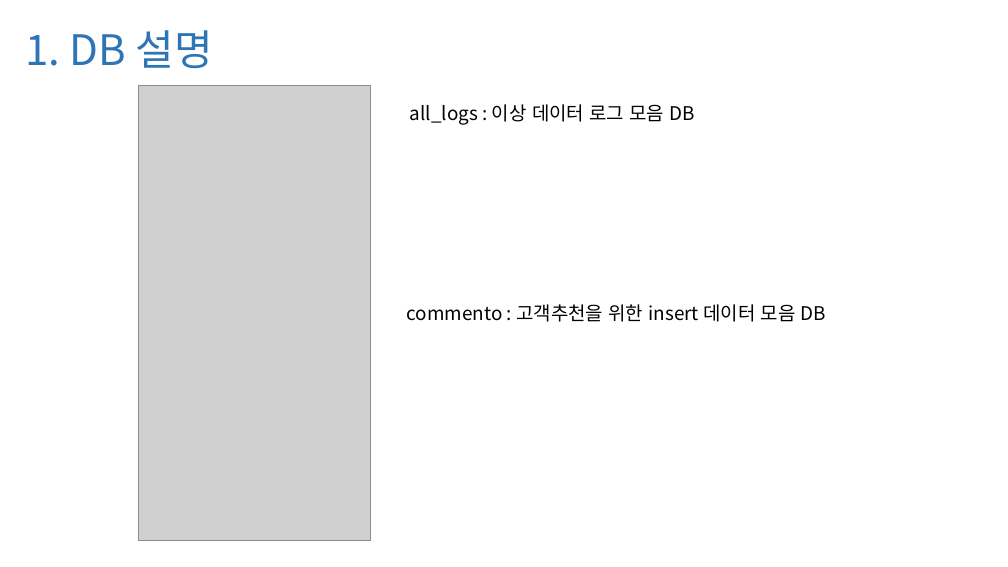
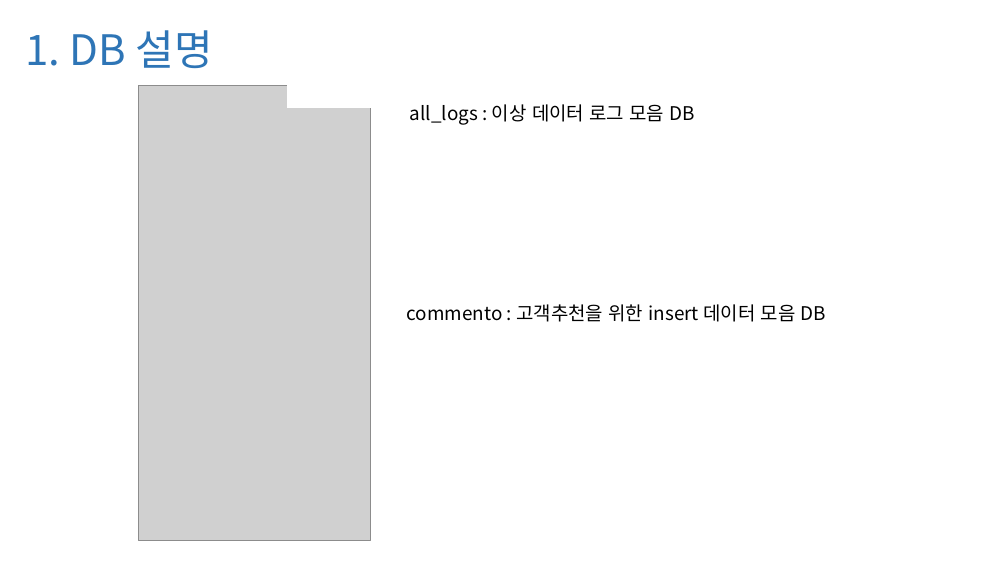
Before and after one commit to mong-head/commento_boot_camp_DBA, a slide deck: slide 3 of 과제3/과제3_배유진.pptx. Drawn at 1008x567 pixels with LibreOffice and Linux fonts; fonts in the diff are those of the drawing; grey boxes stand for pictures. Boxes give left, top, right and bottom in pixels: in the first picture for what was removed or moved away, otherwise in the second. Text is boxed around its words. In the diff, an @@ line names an element or a change of style, - is before the commit and + after.

```diff
--- a/과제3/과제3_배유진.pptx
+++ b/과제3/과제3_배유진.pptx
@@ rectangle added at <box>287,85,377,107</box>, fill #FFFFFF, outline #FFFFFF 1 pt @@
```
Also in this commit, not shown: 1 other slide changed, 2 other files.
